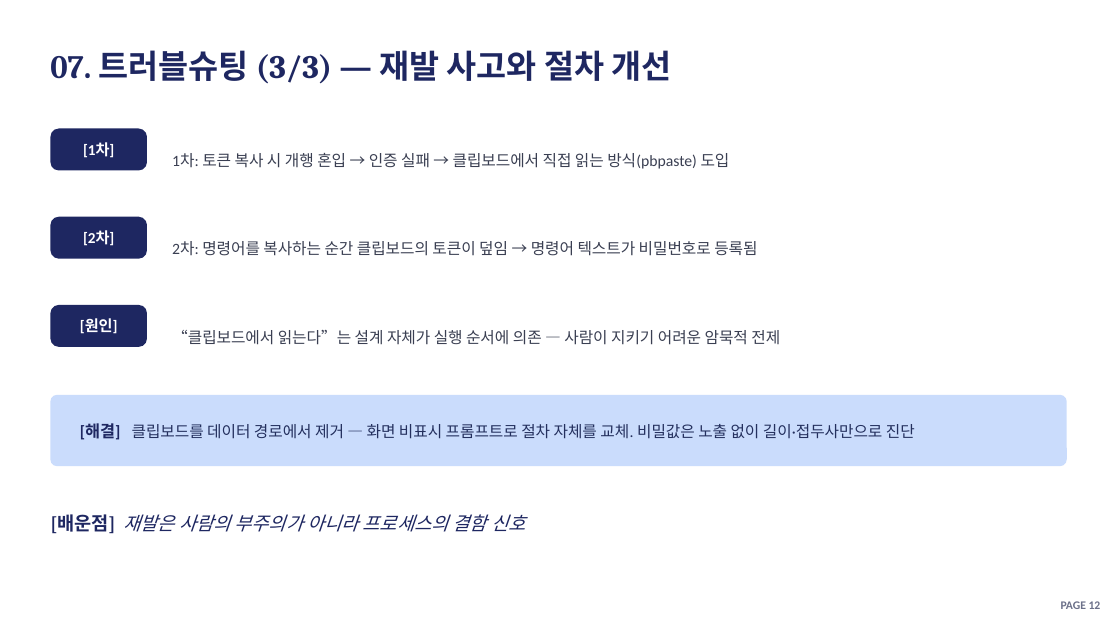
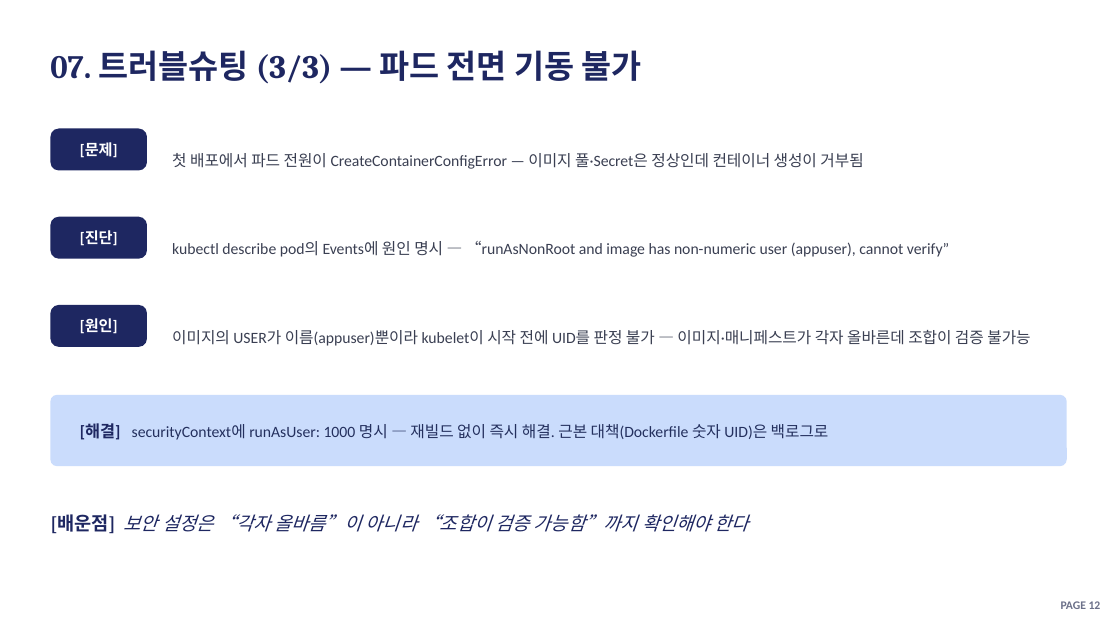
Before and after one commit to soc05272/eks-gitops-portfolio, a slide deck: slide 14 of docs/presentation.pptx. Drawn at 1120x630 pixels with LibreOffice and Linux fonts; fonts in the diff are those of the drawing. Boxes give left, top, right and bottom in pixels: in the first picture for what was removed or moved away, otherwise in the second. Text is boxed around its words. In the diff, an @@ line names an element or a change of style, - is before the commit and + after.

```diff
--- a/docs/presentation.pptx
+++ b/docs/presentation.pptx
@@ text at (50,50,642,84): text changed @@
-07. 트러블슈팅 (3/3) — 재발 사고와 절차 개선
+07. 트러블슈팅 (3/3) — 파드 전면 기동 불가
@@ text at (80,142,118,157): text changed @@
-[1차]
+[문제]
@@ text at (172,153,863,169): text changed @@
-1차: 토큰 복사 시 개행 혼입 → 인증 실패 → 클립보드에서 직접 읽는 방식(pbpaste) 도입
+첫 배포에서 파드 전원이 CreateContainerConfigError — 이미지 풀·Secret은 정상인데 컨테이너 생성이 거부됨
@@ text at (80,230,118,246): text changed @@
-[2차]
+[진단]
@@ text at (172,241,949,257): text changed @@
-2차: 명령어를 복사하는 순간 클립보드의 토큰이 덮임 → 명령어 텍스트가 비밀번호로 등록됨
+kubectl describe pod의 Events에 원인 명시 — “runAsNonRoot and image has non-numeric user (appuser), cannot verify”
@@ text at (172,330,1030,346): text changed @@
-“클립보드에서 읽는다”는 설계 자체가 실행 순서에 의존 — 사람이 지키기 어려운 암묵적 전제
+이미지의 USER가 이름(appuser)뿐이라 kubelet이 시작 전에 UID를 판정 불가 — 이미지·매니페스트가 각자 올바른데 조합이 검증 불가능
@@ text at (80,423,829,440): text changed @@
-[해결] 클립보드를 데이터 경로에서 제거 — 화면 비표시 프롬프트로 절차 자체를 교체. 비밀값은 노출 없이 길이·접두사만으로 진단
+[해결] securityContext에 runAsUser: 1000 명시 — 재빌드 없이 즉시 해결. 근본 대책(Dockerfile 숫자 UID)은 백로그로
@@ text at (50,514,749,533): text changed @@
-[배운점] 재발은 사람의 부주의가 아니라 프로세스의 결함 신호
+[배운점] 보안 설정은 “각자 올바름”이 아니라 “조합이 검증 가능함”까지 확인해야 한다
```
Also in this commit, not shown: 1 other slide changed, 1 other file.
